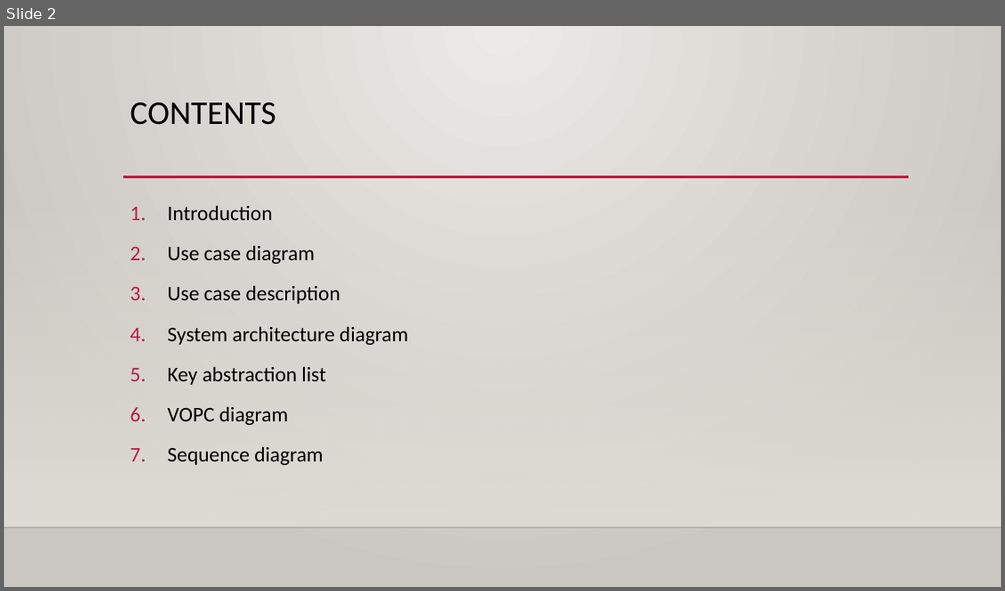
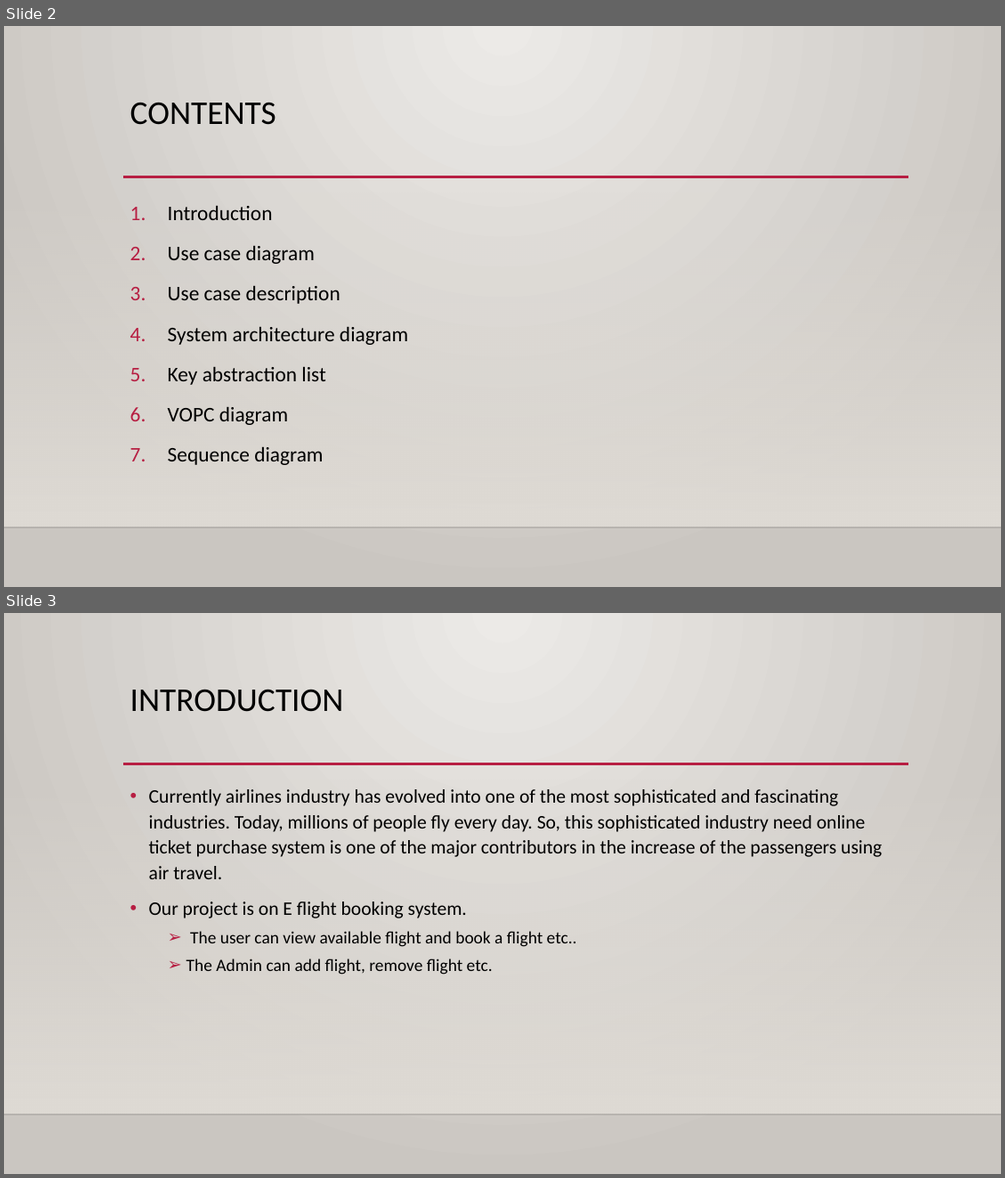
Before and after one commit to zelalemzergaw/Software-Enginering-2019, a slide deck: Slide/E flight ticket purchase.pptx. Shown one above the other, each under a label of ours: slide 2 before the commit, slides 2 and 3 after it. The pictures are 1005x591 and 1005x1178 pixels, drawn with LibreOffice and Linux fonts; fonts in the diff are those of the drawing; background and template pictures are left out. Boxes give left, top, right and bottom in pixels: in the first picture for what was removed or moved away, otherwise in the second. Text is boxed around its words. In the diff, an @@ line names an element or a change of style, - is before the commit and + after.

```diff
--- a/Slide/E flight ticket purchase.pptx
+++ b/Slide/E flight ticket purchase.pptx
@@ slide 3 added at (4, 613, 1001, 1174), background gradient #ECEAE7 to #CAC7C1; not listed: 3 template elements that a slide beside it also shows @@
@@ title added at (130, 689, 344, 712), 32 pt, text #000000 @@
+INTRODUCTION
@@ text added at (149, 789, 882, 974), 18.5 pt, text #000000 @@
+• Currently airlines industry has evolved into one of the most sophisticated and fascinating industries. Today, millions of people fly every day. So, this sophisticated industry need online ticket purchase system is one of the major contributors in the increase of the passengers using air travel.
+• Our project is on E flight booking system.
+  ➢ The user can view available flight and book a flight etc..
+  ➢ The Admin can add flight, remove flight etc.
```
Also in this commit, not shown: 2 slides changed, 3 other slides added, 3 slides removed, 2 other files.
